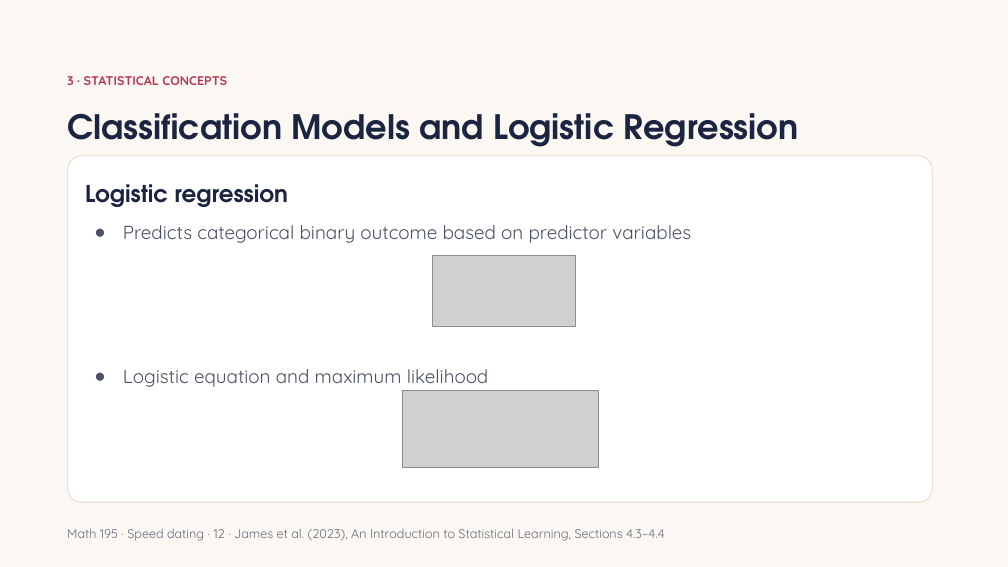
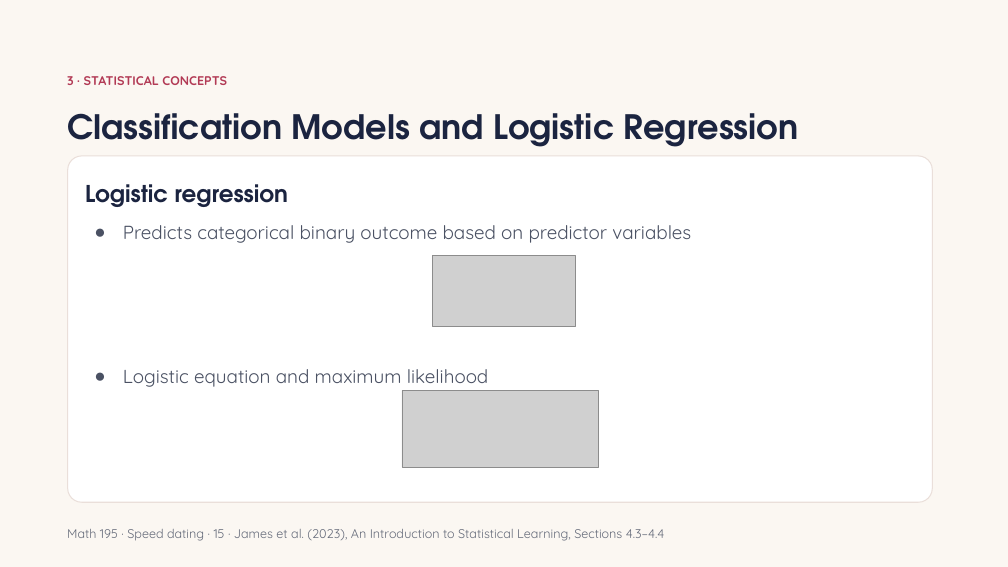
Before and after one commit to Abraham-y/math195-speed-dating, a slide deck: slide 15 of results/report_impl_slides_full.pptx (slide 12 before the commit). Drawn at 1008x567 pixels with LibreOffice and Linux fonts; fonts in the diff are those of the drawing; grey boxes stand for pictures. Boxes give left, top, right and bottom in pixels: in the first picture for what was removed or moved away, otherwise in the second. Text is boxed around its words. In the diff, an @@ line names an element or a change of style, - is before the commit and + after.

```diff
--- a/results/report_impl_slides_full.pptx
+++ b/results/report_impl_slides_full.pptx
@@ text at box(67, 529, 665, 541): text changed @@
-Math 195 · Speed dating · 12 · James et al. (2023), An Introduction to Statistical Learning, Sections 4.3–4.4
+Math 195 · Speed dating · 15 · James et al. (2023), An Introduction to Statistical Learning, Sections 4.3–4.4
```
Also in this commit, not shown: 24 other slides changed, 6 slides added, 6 other files.
